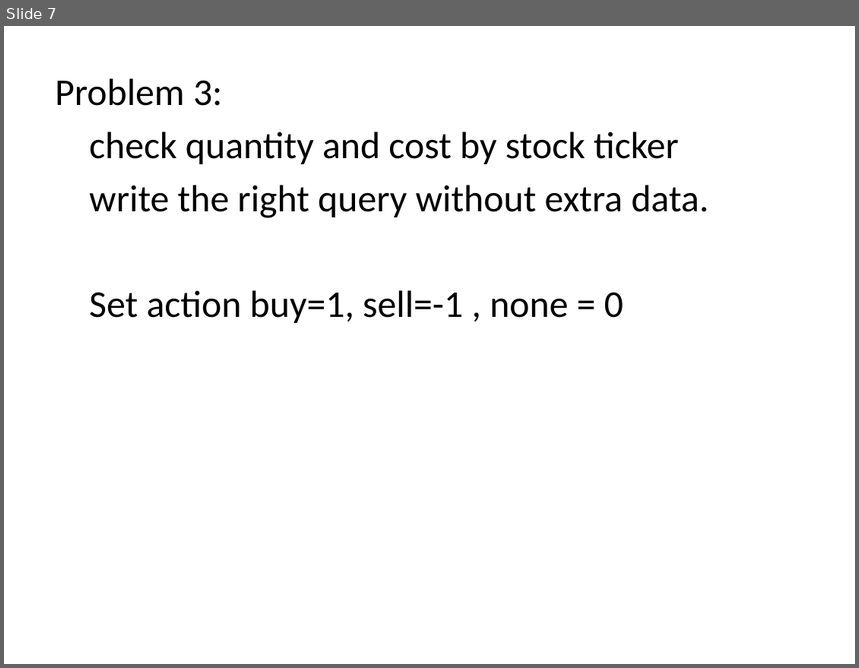
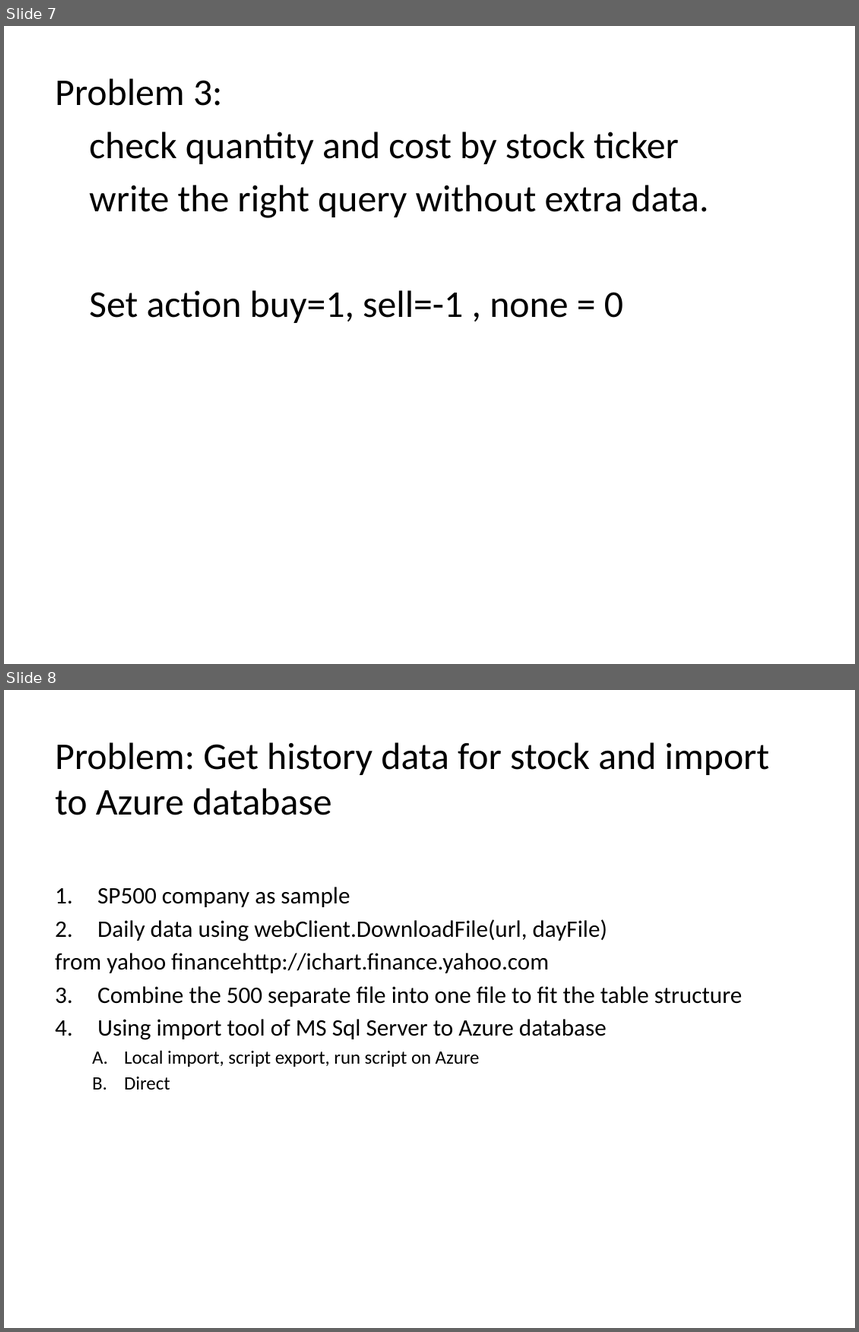
Before and after one commit to IPD8-guofeng/dotnet-group-project, a slide deck: Stock trade and analyst system.pptx. Shown one above the other, each under a label of ours: slide 7 before the commit, slides 7 and 8 after it. The pictures are 859x668 and 859x1332 pixels, drawn with LibreOffice and Linux fonts; fonts in the diff are those of the drawing. Boxes give left, top, right and bottom in pixels: in the first picture for what was removed or moved away, otherwise in the second. Text is boxed around its words. In the diff, an @@ line names an element or a change of style, - is before the commit and + after.

```diff
--- a/Stock trade and analyst system.pptx
+++ b/Stock trade and analyst system.pptx
@@ slide 8 added at (4,690,855,1328), background #FFFFFF @@
@@ text added at (55,742,769,1090), 20 pt, text #000000 @@
+Problem: Get history data for stock and import to Azure database
+1. SP500 company as sample
+2. Daily data using webClient.DownloadFile(url, dayFile)
+from yahoo financehttp://ichart.finance.yahoo.com
+3. Combine the 500 separate file into one file to fit the table structure
+4. Using import tool of MS Sql Server to Azure database
+  A. Local import, script export, run script on Azure
+  B. Direct
```
Also in this commit, not shown: 2 slides changed, 3 other slides added, 4 slides removed, 3 other files.
